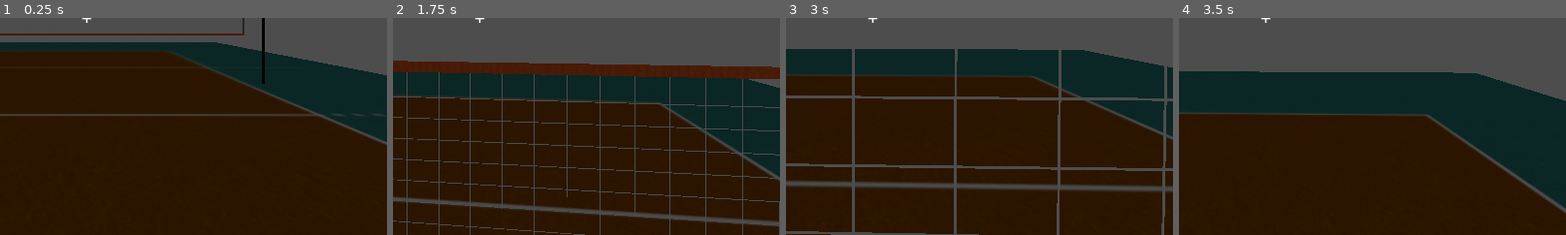
Above: before the commit, frames 1-4 (left to right).
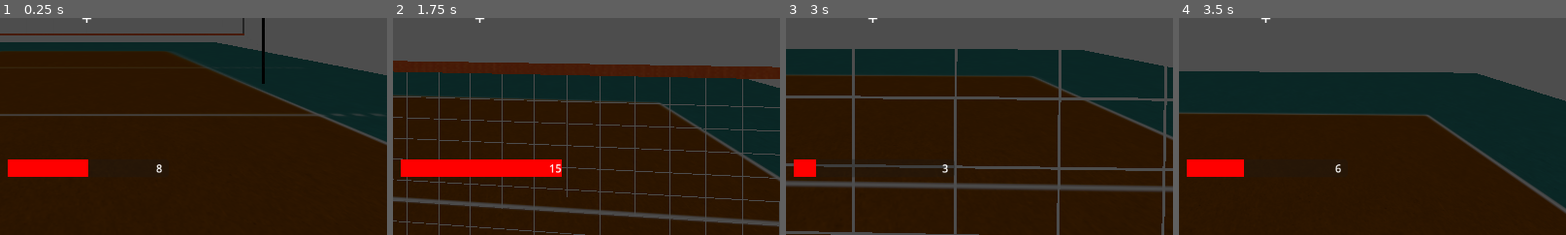
Above: after the commit, the same moments.

Repository: Mcaldas11/VolleyBox
Game: Godot game, scene res://volleyball/scene.tscn
Two runs of this game, one before a commit and one after it. Both use one fixed random seed, a clock stepped at 60 frames per second and the inputs below.
Inputs (mouse positions are % of the whole screen's width and height, from its top left):
- Up to frame 1 (0.25 s): no input
- Up to frame 2 (1.75 s): tap Enter (ui_accept) at 0.5, 0.77, 1.07, 1.52 s; move the mouse to (55, 50) at 0.52 s; press the mouse at (55, 50) at 0.53 s; hold W (ui_up) from 0.53 s (still down); tap Shift (run) at 0.8, 1.35 s; move the mouse to (45, 50) at 1.27 s; release the mouse at (45, 50) at 1.28 s; tap C (power_15, bound only after the commit) at 1.55 s
- Up to frame 3 (3 s): keep holding W (ui_up); tap Enter (ui_accept) at 1.82 s; move the mouse to (52, 48) at 2.02 s; hold C (power_15, bound only after the commit) 2.03-2.78 s; tap Z (power_3, bound only after the commit) at 2.3, 2.85 s; move the mouse to (49, 52) at 2.77 s
- Up to frame 4 (3.5 s): keep holding W (ui_up); tap Enter (ui_accept) at 3.02, 3.32 s; tap X (power_6, bound only after the commit) at 3.05 s
The pictures show only the part of the screen within x 39-89%, y 50-100%; the shares and areas given below are measured in that part.

The runs differ from the first frame. In frame 1, 1.7% of the frame differs, in the area x 2-42%, y 65-74%; in frame 2, 3.3%, in the area x 2-44%, y 65-74%; in frame 3, 0.5%; in frame 4, 1.2%.

Commit message:
Add player power system and UI
Introduce a power system for the player: add power/min/max variables, inputs to increase/decrease or set presets (3,6,15), and update a PowerBar and PowerText UI. Scale spike and bump impulses by the power value and adjust base spike/bump strengths. Register new input actions in project.godot and add PowerBar/PowerText (with a style) to the scene. Also includes minor refactors/cleanup in player.gd (movement/jump handling, mouse look, helper update_power_bar and ball deletion handling).

Diff:
--- a/volley-box/Player/Script_Player/player.gd
+++ b/volley-box/Player/Script_Player/player.gd
@@ -1,22 +1,38 @@
 extends CharacterBody3D
 
+# =====================
+# MOVIMENTO
+# =====================
 @export var speed = 6.0
 @export var run_speed = 10.0
 
-# Salto normal
 @export var jump_velocity = 4.5
-
-# Salto ao correr (DIMINUIDO para ficar equilibrado)
-@export var run_jump_velocity = 5.5
+@export var run_jump_velocity = 6.0
 
 @export var mouse_sensitivity = 0.002
 
+
+# =====================
+# BOLA
+# =====================
 @export var ball_scene: PackedScene
 
-# força
-@export var spike_force = 14.0
-@export var bump_force = 8.0
-
+# força base
+@export var spike_force = 2.0
+@export var bump_force = 1.4
+
+
+# =====================
+# POWER SYSTEM
+# =====================
+var power = 8
+var min_power = 1
+var max_power = 15
+
+
+# =====================
+# REFERENCIAS
+# =====================
 var gravity = ProjectSettings.get_setting("physics/3d/default_gravity")
 var camera_x_rotation = 0.0
 
@@ -24,18 +40,30 @@
 @onready var camera = $CameraPivot/Camera3D
 @onready var hitbox = $HitBox
 
+@onready var power_bar = get_tree().current_scene.get_node("CrossHair/PowerBar")
+@onready var power_text = get_tree().current_scene.get_node("CrossHair/PowerText")
+
 var current_ball = null
 
 
+# =====================
+# READY
+# =====================
 func _ready():
+
 	Input.set_mouse_mode(Input.MOUSE_MODE_CAPTURED)
 
-
+	update_power_bar()
+
+
+# =====================
+# INPUT
+# =====================
 func _input(event):
 
-	# ========================
-	# MOVIMENTO DO RATO
-	# ========================
+	# =====================
+	# MOUSE LOOK
+	# =====================
 	if event is InputEventMouseMotion:
 
 		rotate_y(-event.relative.x * mouse_sensitivity)
@@ -46,9 +74,42 @@
 		camera_pivot.rotation.x = camera_x_rotation
 
 
-	# ========================
-	# SPAWN DA BOLA (G)
-	# ========================
+	# =====================
+	# POWER CONTROLS
+	# =====================
+	if event.is_action_pressed("power_up"):
+
+		power = clamp(power + 1, min_power, max_power)
+		update_power_bar()
+
+
+	if event.is_action_pressed("power_down"):
+
+		power = clamp(power - 1, min_power, max_power)
+		update_power_bar()
+
+
+	if event.is_action_pressed("power_3"):
+
+		power = 3
+		update_power_bar()
+
+
+	if event.is_action_pressed("power_6"):
+
+		power = 6
+		update_power_bar()
+
+
+	if event.is_action_pressed("power_15"):
+
+		power = 15
+		update_power_bar()
+
+
+	# =====================
+	# SPAWN BALL
+	# =====================
 	if event.is_action_pressed("spawn_ball"):
 
 		if current_ball == null:
@@ -62,35 +123,51 @@
 			current_ball.tree_exited.connect(_on_ball_deleted)
 
 
-	# ========================
-	# ATAQUE / MANCHE TE
-	# BOTÃO ESQUERDO
-	# ========================
+	# =====================
+	# HIT BALL
+	# =====================
 	if event.is_action_pressed("hit_ball"):
 
 		if current_ball != null and ball_is_in_hitbox():
 
-			var direction = -camera.global_transform.basis.z
-
-			# SPIKE (APENAS NO AR)
+			var forward = -camera.global_transform.basis.z
+			var power_multiplier = power
+
+			# SPIKE (no ar)
 			if not is_on_floor():
 
-				current_ball.apply_central_impulse(
-					direction * spike_force + Vector3(0, 2.5, 0)
-				)
-
-				print("SPIKE")
-
-			# MANCHE TE (APENAS NO CHÃO)
+				var spike_impulse = forward * spike_force * power_multiplier +Vector3.UP * spike_force * power_multiplier * 0.35
+
+				current_ball.apply_central_impulse(spike_impulse)
+
+				print("SPIKE power:", power)
+
+
+			# MANCHE TE (no chão)
 			else:
 
-				current_ball.apply_central_impulse(
-					direction * bump_force + Vector3(0, 4.0, 0)
-				)
-
-				print("MANCHE TE")
-
-
+				var bump_impulse = forward * bump_force * power_multiplier + Vector3.UP * bump_force * power_multiplier * 0.45
+
+				current_ball.apply_central_impulse(bump_impulse)
+
+				print("MANCHE TE power:", power)
+
+
+# =====================
+# POWER BAR
+# =====================
+func update_power_bar():
+
+	if power_bar != null:
+		power_bar.value = power
+
+	if power_text != null:
+		power_text.text = str(power)
+
+
+# =====================
+# HITBOX CHECK
+# =====================
 func ball_is_in_hitbox():
 
 	var bodies = hitbox.get_overlapping_bodies()
@@ -103,32 +180,25 @@
 	return false
 
 
+# =====================
+# MOVIMENTO
+# =====================
 func _physics_process(delta):
 
-	# ========================
-	# DETETAR SE ESTÁ A CORRER (SHIFT)
-	# ========================
 	var is_running = Input.is_action_pressed("run")
 
 
-	# ========================
-	# GRAVIDADE
-	# ========================
+	# gravidade
 	if not is_on_floor():
 		velocity.y -= gravity * delta
 
 
-	# ========================
-	# SALTO
-	# ========================
+	# salto
 	if Input.is_action_just_pressed("ui_accept") and is_on_floor():
 
 		if is_running:
 
-			# salto ao correr (equilibrado)
 			velocity.y = run_jump_velocity
-
-			# pequeno impulso para frente
 			velocity += -camera.global_transform.basis.z * 1.5
 
 		else:
@@ -136,17 +206,12 @@
 			velocity.y = jump_velocity
 
 
-	# ========================
-	# MOVIMENTO
-	# ========================
-	var input_dir = Input.get_vector("ui_left", "ui_right", "ui_up", "ui_down")
-
-	var direction = (transform.basis * Vector3(input_dir.x, 0, input_dir.y)).normalized()
-
-	var current_speed = speed
-
-	if is_running:
-		current_speed = run_speed
+	# movimento
+	var input_dir = Input.get_vector("ui_left","ui_right","ui_up","ui_down")
+
+	var direction = (transform.basis * Vector3(input_dir.x,0,input_dir.y)).normalized()
+
+	var current_speed = run_speed if is_running else speed
 
 
 	if direction:
@@ -156,13 +221,16 @@
 
 	else:
 
-		velocity.x = move_toward(velocity.x, 0, current_speed)
-		velocity.z = move_toward(velocity.z, 0, current_speed)
+		velocity.x = move_toward(velocity.x,0,current_speed)
+		velocity.z = move_toward(velocity.z,0,current_speed)
 
 
 	move_and_slide()
 
 
+# =====================
+# BALL DELETED
+# =====================
 func _on_ball_deleted():
 
 	current_ball = null
--- a/volley-box/project.godot
+++ b/volley-box/project.godot
@@ -68,6 +68,31 @@
 "events": [Object(InputEventKey,"resource_local_to_scene":false,"resource_name":"","device":-1,"window_id":0,"alt_press …(195 unchanged characters)…
 ]
 }
+power_3={
+"deadzone": 0.2,
+"events": [Object(InputEventKey,"resource_local_to_scene":false,"resource_name":"","device":-1,"window_id":0,"alt_pressed":false,"shift_pressed":false,"ctrl_pressed":false,"meta_pressed":false,"pressed":false,"keycode":0,"physical_keycode":90,"key_label":0,"unicode":122,"location":0,"echo":false,"script":null)
+]
+}
+power_6={
+"deadzone": 0.2,
+"events": [Object(InputEventKey,"resource_local_to_scene":false,"resource_name":"","device":-1,"window_id":0,"alt_pressed":false,"shift_pressed":false,"ctrl_pressed":false,"meta_pressed":false,"pressed":false,"keycode":0,"physical_keycode":88,"key_label":0,"unicode":120,"location":0,"echo":false,"script":null)
+]
+}
+power_15={
+"deadzone": 0.2,
+"events": [Object(InputEventKey,"resource_local_to_scene":false,"resource_name":"","device":-1,"window_id":0,"alt_pressed":false,"shift_pressed":false,"ctrl_pressed":false,"meta_pressed":false,"pressed":false,"keycode":0,"physical_keycode":67,"key_label":0,"unicode":99,"location":0,"echo":false,"script":null)
+]
+}
+power_up={
+"deadzone": 0.2,
+"events": [Object(InputEventKey,"resource_local_to_scene":false,"resource_name":"","device":-1,"window_id":0,"alt_pressed":false,"shift_pressed":false,"ctrl_pressed":false,"meta_pressed":false,"pressed":false,"keycode":0,"physical_keycode":69,"key_label":0,"unicode":101,"location":0,"echo":false,"script":null)
+]
+}
+power_down={
+"deadzone": 0.2,
+"events": [Object(InputEventKey,"resource_local_to_scene":false,"resource_name":"","device":-1,"window_id":0,"alt_pressed":false,"shift_pressed":false,"ctrl_pressed":false,"meta_pressed":false,"pressed":false,"keycode":0,"physical_keycode":81,"key_label":0,"unicode":113,"location":0,"echo":false,"script":null)
+]
+}
 
 [plugins]
 
--- a/volley-box/volleyball/scene.tscn
+++ b/volley-box/volleyball/scene.tscn
@@ -14,6 +14,9 @@
 
 [sub_resource type="BoxShape3D" id="BoxShape3D_r886b"]
 size = Vector3(18.997292, 0.7432556, 31.10749)
+
+[sub_resource type="StyleBoxFlat" id="StyleBoxFlat_wedp3"]
+bg_color = Color(0.99823964, 0, 0, 1)
 
 [sub_resource type="CylinderMesh" id="CylinderMesh_r886b"]
 top_radius = 0.02
@@ -83,11 +86,27 @@
 theme_override_font_sizes/font_size = 28
 text = "+"
 
-[node name="PowerBar" type="TextureProgressBar" parent="CrossHair" index="1" unique_id=2111454078]
-custom_minimum_size = Vector2(120, 120)
-offset_right = 40.0
-offset_bottom = 40.0
-fill_mode = 4
+[node name="PowerBar" type="ProgressBar" parent="CrossHair" index="1" unique_id=1861412011]
+offset_left = 458.0
+offset_top = 535.0
+offset_right = 698.0
+offset_bottom = 562.0
+theme_override_styles/fill = SubResource("StyleBoxFlat_wedp3")
+min_value = 1.0
+max_value = 15.0
+value = 8.0
+show_percentage = false
+
+[node name="PowerText" type="Label" parent="CrossHair" index="2" unique_id=768876206]
+anchors_preset = -1
+anchor_right = 0.017
+anchor_bottom = 0.15900001
+offset_left = 679.0
+offset_top = 537.0
+offset_right = 699.416
+offset_bottom = 482.968
+text = "8
+"
 
 [node name="Player" parent="." index="2" unique_id=1016416812 instance=ExtResource("2_alxkw")]
 transform = Transform3D(1, 0, 0, 0, 1, 0, 0, 0, 1, 0, 0.96964526, 9.249031)
